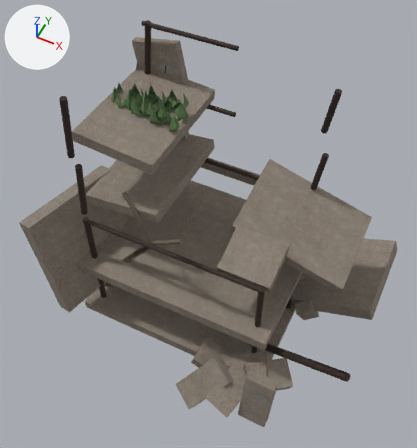
The glTF model assets/3d/dungeons/b3_industrial_candidates/native_ruinedBuilding/runtime/f3_native_ruinedBuilding.glb, before and after one commit.
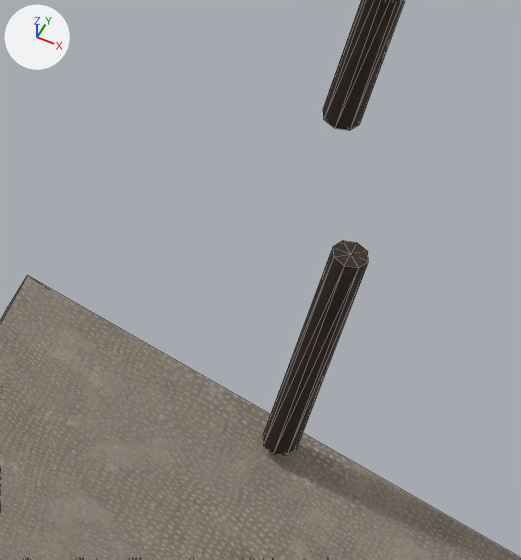
The first picture shows the older version from a camera (50 mm lens) standing at (3.83, -7.33, 11.65) and looking at (0.27, -0.2, 2.74). The close-ups show the older and then the newer version on the part from 64% to 85% of the width and 25% to 46% of the height of that picture. Only the edits that show in the close-ups are written down. Every picture has the same lights, and +X, +Y and +Z are marked at upper left. The close-ups show mesh edges as thin lines. Where no turn or scale is listed for an object, it has been applied to the vertices. Vertices at exactly the same position are counted once.

The first close-up shows 'f3_oxidized_iron_surface', 'f3_weathered_concrete_surface'.
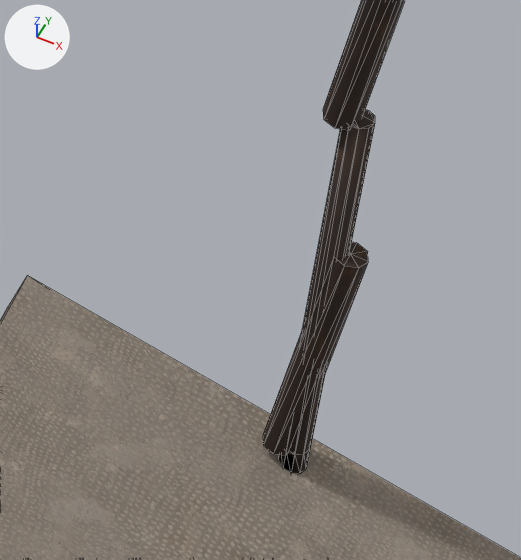
Changed parts and their boxes [x1, y1, x2, y2] in the close-ups (521 x 560 px):
'f3_oxidized_iron_surface', reshaped
    before: [263, 0, 405, 455]
    after: [263, 0, 405, 473]
part 1 of me_mesh_1_001, added
    after: [279, 109, 375, 473]

What changed in the scene script:
```text
Change me_mesh_1_001:
    used by ob_f3_oxidized_iron_surface; location = (-1.935, 1.36, 0.8)
    remove me_mesh_1_001.from_pydata(...)  # 562 vertices, 976 faces; spans x -0.24..5.86, y -3.47..0.18, z -0.88..5.16
    add me_mesh_1_001.from_pydata(...)  # 912 vertices, 1616 faces; spans x -0.24..5.86, y -3.47..0.18, z -0.88..5.16
    me_mesh_1_001 part 1: a new loose piece of 30 vertices spanning x 3.88..3.98, y -0.05..0.05, z 2.26..3.87, in mat_f3_oxidized_iron
    other edits to the shape of me_mesh_1_001 do not show in these pictures
```
